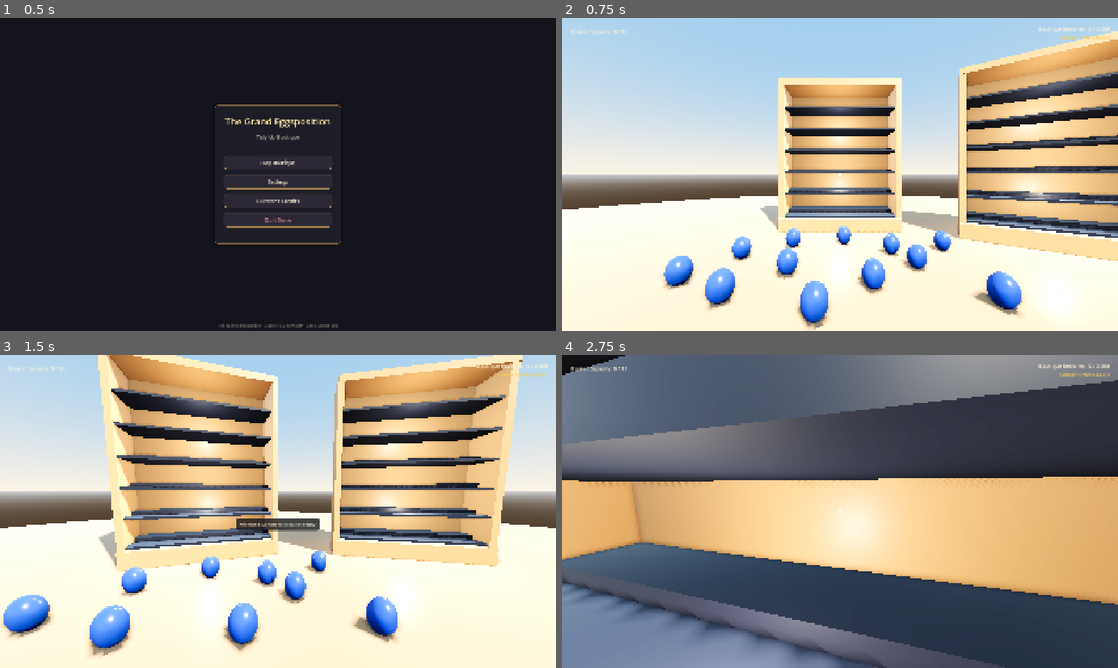
Above: before the commit, frames 1-4 (two rows, left to right).
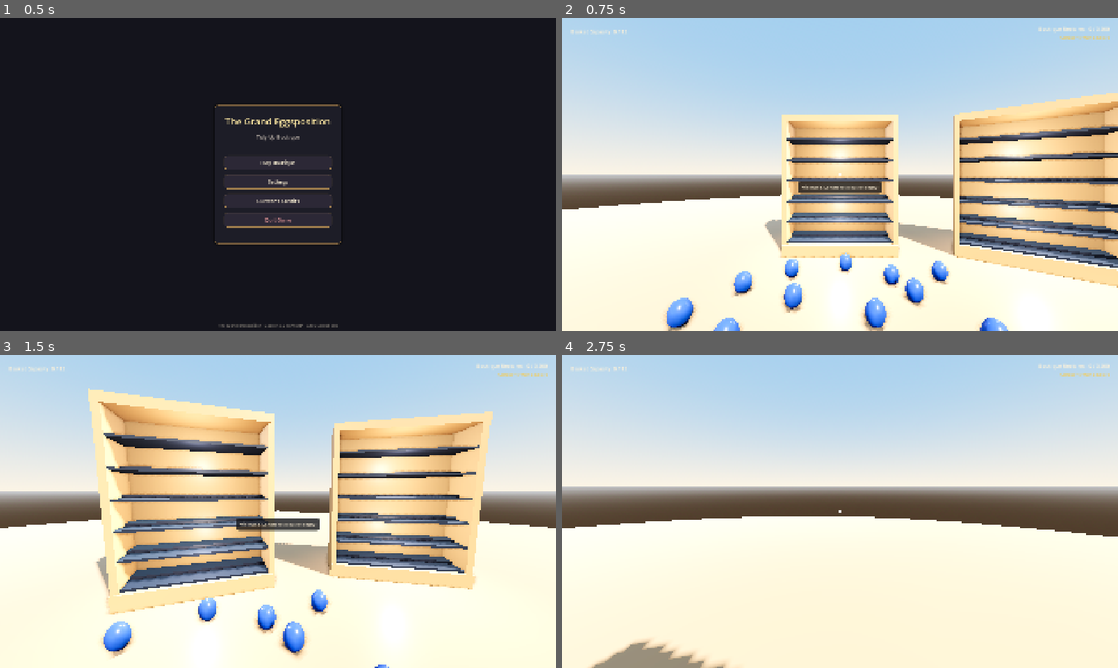
Above: after the commit, the same moments.

Repository: JS-Marinn/the-grand-eggsposition
Game: Godot game, scene res://scenes/ui/main_menu.tscn
Same seed, same stepped clock (60 frames per second), same inputs: the game is played once before the commit and once after it.
Inputs (mouse positions are in pixels of both pictures, inside the frame that each line leads up to):
- Up to frame 1 (0.5 s): no input
- Up to frame 2 (0.75 s): click "Play Boutique" at 0.5 s
- Up to frame 3 (1.5 s): tap Enter at 1.25 s; move the mouse to (305, 511) at 1.27 s; press the mouse at (305, 511) at 1.28 s; hold W (move_forward) from 1.28 s (still down)
- Up to frame 4 (2.75 s): keep holding W (move_forward); move the mouse to (812, 511) at 2.02 s; release the mouse at (812, 511) at 2.03 s; tap Q (resonance_chime) at 2.1 s

Frame 1 is identical in both runs. In frame 2, 37% of the frame differs, in the area x 18-100%, y 4-100%; in frame 3, 47%; in frame 4, 100%, in the area x 0-100%, y 0-100%.

Commit message:
feat(proportions): scale egg and showcase heights to cozy Librarian Tidy Up proportions (30cm eggs, 2.95m vitrine)

Diff:
--- a/scenes/atrium/showcase_unit.tscn
+++ b/scenes/atrium/showcase_unit.tscn
@@ -8,62 +8,62 @@
 
 [sub_resource type="BoxMesh" id="BoxMesh_back"]
 material = SubResource("StandardMaterial3D_oak")
-size = Vector3(3.46, 3.96, 0.08)
+size = Vector3(2.30, 2.56, 0.06)
 
 [sub_resource type="BoxMesh" id="BoxMesh_pillar"]
 material = SubResource("StandardMaterial3D_oak")
-size = Vector3(0.14, 3.96, 0.96)
+size = Vector3(0.10, 2.56, 0.68)
 
 [sub_resource type="BoxMesh" id="BoxMesh_plinth"]
 material = SubResource("StandardMaterial3D_oak")
-size = Vector3(3.60, 0.40, 1.06)
+size = Vector3(2.40, 0.25, 0.76)
 
 [sub_resource type="BoxMesh" id="BoxMesh_crown"]
 material = SubResource("StandardMaterial3D_oak")
-size = Vector3(3.60, 0.16, 1.02)
+size = Vector3(2.40, 0.14, 0.72)
 
 [sub_resource type="BoxShape3D" id="BoxShape3D_interaction"]
-size = Vector3(3.9, 4.5, 2.4)
+size = Vector3(2.7, 3.1, 1.8)
 
 [node name="ShowcaseUnit" type="Node3D"]
 script = ExtResource("1_showcase_script")
 
 [node name="BackPanel" type="MeshInstance3D" parent="."]
-transform = Transform3D(1, 0, 0, 0, 1, 0, 0, 0, 1, 0, 2.38, -0.48)
+transform = Transform3D(1, 0, 0, 0, 1, 0, 0, 0, 1, 0, 1.53, -0.34)
 mesh = SubResource("BoxMesh_back")
 
 [node name="PillarLeft" type="MeshInstance3D" parent="."]
-transform = Transform3D(1, 0, 0, 0, 1, 0, 0, 0, 1, -1.73, 2.38, 0)
+transform = Transform3D(1, 0, 0, 0, 1, 0, 0, 0, 1, -1.15, 1.53, 0)
 mesh = SubResource("BoxMesh_pillar")
 
 [node name="PillarRight" type="MeshInstance3D" parent="."]
-transform = Transform3D(1, 0, 0, 0, 1, 0, 0, 0, 1, 1.73, 2.38, 0)
+transform = Transform3D(1, 0, 0, 0, 1, 0, 0, 0, 1, 1.15, 1.53, 0)
 mesh = SubResource("BoxMesh_pillar")
 
 [node name="PlinthBase" type="MeshInstance3D" parent="."]
-transform = Transform3D(1, 0, 0, 0, 1, 0, 0, 0, 1, 0, 0.20, 0)
+transform = Transform3D(1, 0, 0, 0, 1, 0, 0, 0, 1, 0, 0.125, 0)
 mesh = SubResource("BoxMesh_plinth")
 
 [node name="CrownTop" type="MeshInstance3D" parent="."]
-transform = Transform3D(1, 0, 0, 0, 1, 0, 0, 0, 1, 0, 4.44, 0)
+transform = Transform3D(1, 0, 0, 0, 1, 0, 0, 0, 1, 0, 2.88, 0)
 mesh = SubResource("BoxMesh_crown")
 
 [node name="DisplayLight_Upper" type="OmniLight3D" parent="."]
-transform = Transform3D(1, 0, 0, 0, 1, 0, 0, 0, 1, 0, 3.2, 0.4)
+transform = Transform3D(1, 0, 0, 0, 1, 0, 0, 0, 1, 0, 2.2, 0.35)
 light_color = Color(1, 0.95, 0.88, 1)
-light_energy = 1.5
-omni_range = 4.8
+light_energy = 1.3
+omni_range = 3.5
 omni_attenuation = 1.1
 
 [node name="DisplayLight_Lower" type="OmniLight3D" parent="."]
-transform = Transform3D(1, 0, 0, 0, 1, 0, 0, 0, 1, 0, 1.3, 0.4)
+transform = Transform3D(1, 0, 0, 0, 1, 0, 0, 0, 1, 0, 0.9, 0.35)
 light_color = Color(1, 0.95, 0.88, 1)
-light_energy = 1.3
-omni_range = 3.6
+light_energy = 1.1
+omni_range = 2.8
 omni_attenuation = 1.1
 
 [node name="InteractionArea" type="Area3D" parent="."]
-transform = Transform3D(1, 0, 0, 0, 1, 0, 0, 0, 1, 0, 2.30, 0)
+transform = Transform3D(1, 0, 0, 0, 1, 0, 0, 0, 1, 0, 1.50, 0)
 collision_layer = 1
 collision_mask = 2
 
--- a/scenes/main/game.tscn
+++ b/scenes/main/game.tscn
@@ -61,12 +61,12 @@
 shape = SubResource("CylinderShape3D_floor")
 
 [node name="Showcase_Minerals_1" parent="." instance=ExtResource("3_showcase_scene")]
-transform = Transform3D(1, 0, 0, 0, 1, 0, 0, 0, 1, 0, 0.1, -6.0)
+transform = Transform3D(1, 0, 0, 0, 1, 0, 0, 0, 1, 0, 0.1, -4.2)
 showcase_id = 1
 showcase_title = "SHOWCASE_MINERALS_1"
 
 [node name="Showcase_Minerals_2" parent="." instance=ExtResource("3_showcase_scene")]
-transform = Transform3D(0.866025, 0, -0.5, 0, 1, 0, 0.5, 0, 0.866025, 5.0, 0.1, -4.5)
+transform = Transform3D(0.866025, 0, -0.5, 0, 1, 0, 0.5, 0, 0.866025, 3.6, 0.1, -3.6)
 showcase_id = 2
 showcase_title = "SHOWCASE_MINERALS_2"
 
@@ -76,40 +76,40 @@
 [node name="EggsOnFloor" type="Node3D" parent="."]
 
 [node name="Egg_Lapis_01" parent="EggsOnFloor" instance=ExtResource("4_egg_scene")]
-transform = Transform3D(1, 0, 0, 0, 1, 0, 0, 0, 1, -1.6, 0.35, -2.5)
+transform = Transform3D(1, 0, 0, 0, 1, 0, 0, 0, 1, -1.1, 0.27, -1.8)
 
 [node name="Egg_Lapis_02" parent="EggsOnFloor" instance=ExtResource("4_egg_scene")]
-transform = Transform3D(1, 0, 0, 0, 1, 0, 0, 0, 1, -0.9, 0.35, -3.2)
+transform = Transform3D(1, 0, 0, 0, 1, 0, 0, 0, 1, -0.6, 0.27, -2.4)
 
 [node name="Egg_Lapis_03" parent="EggsOnFloor" instance=ExtResource("4_egg_scene")]
-transform = Transform3D(1, 0, 0, 0, 1, 0, 0, 0, 1, -2.0, 0.35, -3.8)
+transform = Transform3D(1, 0, 0, 0, 1, 0, 0, 0, 1, -1.4, 0.27, -2.7)
 
 [node name="Egg_Lapis_04" parent="EggsOnFloor" instance=ExtResource("4_egg_scene")]
-transform = Transform3D(1, 0, 0, 0, 1, 0, 0, 0, 1, -0.3, 0.35, -2.2)
+transform = Transform3D(1, 0, 0, 0, 1, 0, 0, 0, 1, -0.2, 0.27, -1.6)
 
 [node name="Egg_Lapis_05" parent="EggsOnFloor" instance=ExtResource("4_egg_scene")]
-transform = Transform3D(1, 0, 0, 0, 1, 0, 0, 0, 1, 0.5, 0.35, -2.8)
+transform = Transform3D(1, 0, 0, 0, 1, 0, 0, 0, 1, 0.4, 0.27, -2.1)
 
 [node name="Egg_Lapis_06" parent="EggsOnFloor" instance=ExtResource("4_egg_scene")]
-transform = Transform3D(1, 0, 0, 0, 1, 0, 0, 0, 1, 1.4, 0.35, -3.4)
+transform = Transform3D(1, 0, 0, 0, 1, 0, 0, 0, 1, 1.0, 0.27, -2.5)
 
 [node name="Egg_Lapis_07" parent="EggsOnFloor" instance=ExtResource("4_egg_scene")]
-transform = Transform3D(1, 0, 0, 0, 1, 0, 0, 0, 1, 2.1, 0.35, -2.4)
+transform = Transform3D(1, 0, 0, 0, 1, 0, 0, 0, 1, 1.5, 0.27, -1.8)
 
 [node name="Egg_Lapis_08" parent="EggsOnFloor" instance=ExtResource("4_egg_scene")]
-transform = Transform3D(1, 0, 0, 0, 1, 0, 0, 0, 1, 1.1, 0.35, -4.0)
+transform = Transform3D(1, 0, 0, 0, 1, 0, 0, 0, 1, 0.8, 0.27, -2.9)
 
 [node name="Egg_Lapis_09" parent="EggsOnFloor" instance=ExtResource("4_egg_scene")]
-transform = Transform3D(1, 0, 0, 0, 1, 0, 0, 0, 1, -1.1, 0.35, -4.4)
+transform = Transform3D(1, 0, 0, 0, 1, 0, 0, 0, 1, -0.8, 0.27, -3.1)
 
 [node name="Egg_Lapis_10" parent="EggsOnFloor" instance=ExtResource("4_egg_scene")]
-transform = Transform3D(1, 0, 0, 0, 1, 0, 0, 0, 1, 0.1, 0.35, -4.6)
+transform = Transform3D(1, 0, 0, 0, 1, 0, 0, 0, 1, 0.1, 0.27, -3.3)
 
 [node name="Egg_Lapis_11" parent="EggsOnFloor" instance=ExtResource("4_egg_scene")]
-transform = Transform3D(1, 0, 0, 0, 1, 0, 0, 0, 1, 2.3, 0.35, -4.2)
+transform = Transform3D(1, 0, 0, 0, 1, 0, 0, 0, 1, 1.6, 0.27, -3.0)
 
 [node name="Egg_Lapis_12" parent="EggsOnFloor" instance=ExtResource("4_egg_scene")]
-transform = Transform3D(1, 0, 0, 0, 1, 0, 0, 0, 1, -2.5, 0.35, -2.9)
+transform = Transform3D(1, 0, 0, 0, 1, 0, 0, 0, 1, -1.8, 0.27, -2.1)
 
 [node name="HUD" parent="." instance=ExtResource("2_hud_scene")]
 
--- a/scenes/props/egg_actor.tscn
+++ b/scenes/props/egg_actor.tscn
@@ -1,28 +1,30 @@
-[gd_scene load_steps=5 format=3 uid="uid://ce1egg001scene"]
+[gd_scene load_steps=5 format=3 uid="uid://cp2egg001scene"]
 
 [ext_resource type="Script" path="res://scripts/environment/egg_actor.gd" id="1_egg_script"]
 
-[sub_resource type="StandardMaterial3D" id="StandardMaterial3D_egg"]
-albedo_color = Color(0.18, 0.35, 0.72, 1)
+[sub_resource type="SphereMesh" id="SphereMesh_egg"]
+radius = 0.115
+height = 0.3
+
+[sub_resource type="StandardMaterial3D" id="StandardMaterial3D_lapis"]
+albedo_color = Color(0.12, 0.28, 0.65, 1)
 roughness = 0.25
-
-[sub_resource type="SphereMesh" id="SphereMesh_egg"]
-material = SubResource("StandardMaterial3D_egg")
-radius = 0.17
-height = 0.44
+metallic = 0.1
 
 [sub_resource type="CapsuleShape3D" id="CapsuleShape3D_egg"]
-radius = 0.17
-height = 0.44
+radius = 0.115
+height = 0.3
 
 [node name="EggActor" type="RigidBody3D"]
-collision_layer = 1
-collision_mask = 3
-mass = 12.0
+collision_layer = 4
+collision_mask = 5
+mass = 4.5
+continuous_cd = true
 script = ExtResource("1_egg_script")
 
 [node name="MeshInstance3D" type="MeshInstance3D" parent="."]
 mesh = SubResource("SphereMesh_egg")
+surface_material_override/0 = SubResource("StandardMaterial3D_lapis")
 
 [node name="CollisionShape3D" type="CollisionShape3D" parent="."]
 shape = SubResource("CapsuleShape3D_egg")
--- a/scripts/environment/egg_actor.gd
+++ b/scripts/environment/egg_actor.gd
@@ -22,15 +22,15 @@
 	can_sleep = true
 	linear_damp = 2.0
 	angular_damp = 3.0
-	mass = 12.0 # Double-scale giant ostrich egg weight (~12.0 kg)
+	mass = 4.5 # Double-scale giant ostrich egg weight (~12.0 kg)
 
 	# Reuse existing mesh instance or create procedural egg-shaped mesh
 	mesh_instance = get_node_or_null("MeshInstance3D")
 	if not mesh_instance:
 		mesh_instance = MeshInstance3D.new()
 		var sphere: SphereMesh = SphereMesh.new()
-		sphere.radius = 0.17 # 34 cm diameter
-		sphere.height = 0.44 # 44 cm height
+		sphere.radius = 0.115 # 34 cm diameter
+		sphere.height = 0.30 # 44 cm height
 		mesh_instance.mesh = sphere
 		add_child(mesh_instance)
 
@@ -49,8 +49,8 @@
 	if not collision_shape:
 		collision_shape = CollisionShape3D.new()
 		var capsule: CapsuleShape3D = CapsuleShape3D.new()
-		capsule.radius = 0.17
-		capsule.height = 0.44
+		capsule.radius = 0.115
+		capsule.height = 0.30
 		collision_shape.shape = capsule
 		add_child(collision_shape)
 
--- a/scripts/environment/showcase_unit.gd
+++ b/scripts/environment/showcase_unit.gd
@@ -1,8 +1,8 @@
 class_name ShowcaseUnit
 extends Node3D
 
-## Reusable Modular Showcase Unit with Depth Tiering (2 rows: 6 back, 6 front).
-## Holds 6 dozens (72 giant eggs total) on stepped velvet display plinths.
+## Reusable Modular Showcase Unit scaled to cozy Librarian proportions (~2.95m tall).
+## Holds 6 dozens (72 eggs of 30cm height) on stepped velvet display plinths.
 ## Uses MultiMeshInstance3D for high-performance GPU batch rendering (1 draw call).
 
 signal dozen_finished(dozen_idx: int)
@@ -33,13 +33,13 @@
 		shelves_container.name = "Shelves"
 		add_child(shelves_container)
 
-		# Main front shelf mesh (3.30m wide, 0.88m deep)
+		# Main front shelf mesh (2.20m wide, 0.62m deep, 3.5cm thick)
 		var shelf_mesh: BoxMesh = BoxMesh.new()
-		shelf_mesh.size = Vector3(3.30, 0.05, 0.88)
+		shelf_mesh.size = Vector3(2.20, 0.035, 0.62)
 
-		# Elevated depth riser (un nivel de profundidad para los 6 huevos al fondo: 10cm elevado)
+		# Elevated depth riser (5cm high step for the 6 back eggs)
 		var riser_mesh: BoxMesh = BoxMesh.new()
-		riser_mesh.size = Vector3(3.28, 0.10, 0.44)
+		riser_mesh.size = Vector3(2.18, 0.05, 0.30)
 
 		var velvet_mat: StandardMaterial3D = StandardMaterial3D.new()
 		velvet_mat.albedo_color = Color(0.12, 0.14, 0.20, 1.0) # Midnight navy velvet
@@ -52,18 +52,18 @@
 		riser_mesh.material = riser_mat
 
 		for d in range(DOZENS_COUNT):
-			var tier_base_y: float = 0.46 + float(d) * 0.65
+			var tier_base_y: float = 0.28 + float(d) * 0.43
 
 			# Main shelf board
 			var mi_shelf: MeshInstance3D = MeshInstance3D.new()
 			mi_shelf.mesh = shelf_mesh
-			mi_shelf.position = Vector3(0, tier_base_y, 0.01)
+			mi_shelf.position = Vector3(0, tier_base_y, 0.0)
 			shelves_container.add_child(mi_shelf)
 
 			# Elevated depth riser for back 6 eggs
 			var mi_riser: MeshInstance3D = MeshInstance3D.new()
 			mi_riser.mesh = riser_mesh
-			mi_riser.position = Vector3(0, tier_base_y + 0.075, -0.21)
+			mi_riser.position = Vector3(0, tier_base_y + 0.0425, -0.15)
 			shelves_container.add_child(mi_riser)
 
 func _setup_multimesh() -> void:
@@ -77,10 +77,10 @@
 		multimesh.instance_count = TOTAL_CAPACITY
 		multimesh.visible_instance_count = 0
 
-		# Double-scale giant egg mesh (~44 cm height, 34 cm diameter)
+		# 30cm height, 23cm diameter egg mesh (matching Librarian book scale)
 		var sphere: SphereMesh = SphereMesh.new()
-		sphere.radius = 0.17
-		sphere.height = 0.44
+		sphere.radius = 0.115
+		sphere.height = 0.30
 
 		var egg_mat: StandardMaterial3D = StandardMaterial3D.new()
 		egg_mat.vertex_color_use_as_albedo = true
@@ -98,9 +98,9 @@
 		interaction_area = Area3D.new()
 		var col: CollisionShape3D = CollisionShape3D.new()
 		var box: BoxShape3D = BoxShape3D.new()
-		box.size = Vector3(3.9, 4.5, 2.4)
+		box.size = Vector3(2.7, 3.1, 1.8)
 		col.shape = box
-		col.position = Vector3(0, 2.30, 0)
+		col.position = Vector3(0, 1.50, 0)
 		interaction_area.add_child(col)
 		add_child(interaction_area)
 	interaction_area.set_meta("showcase_unit", self)
@@ -136,7 +136,7 @@
 		var egg_info: EggData = GameManager.get_egg_for_showcase_dozen(showcase_id, d)
 		var egg_col: Color = egg_info.albedo_color if egg_info else Color(0.15, 0.35, 0.75)
 
-		var tier_base_y: float = 0.46 + float(d - 1) * 0.65
+		var tier_base_y: float = 0.28 + float(d - 1) * 0.43
 
 		for s in range(count):
 			var slot_x: float
@@ -144,15 +144,15 @@
 			var slot_z: float
 
 			if s < 6:
-				# 6 huevos al fondo (elevados en el escalón de profundidad a Z = -0.21)
-				slot_x = -1.25 + float(s) * 0.50
-				slot_y = tier_base_y + 0.345 # Base 0.46 + Shelf 0.025 + Riser 0.10 + Egg 0.22
-				slot_z = -0.21
+				# 6 huevos al fondo (elevados en el escalón de profundidad a Z = -0.14)
+				slot_x = -0.85 + float(s) * 0.34
+				slot_y = tier_base_y + 0.2175 # Base 0.28 + Shelf 0.0175 + Riser 0.05 + Egg 0.15
+				slot_z = -0.14
 			else:
-				# 6 huevos de frente (en la base del estante a Z = +0.21)
-				slot_x = -1.25 + float(s - 6) * 0.50
-				slot_y = tier_base_y + 0.245 # Base 0.46 + Shelf 0.025 + Egg 0.22
-				slot_z = +0.21
+				# 6 huevos de frente (en la base del estante a Z = +0.14)
+				slot_x = -0.85 + float(s - 6) * 0.34
+				slot_y = tier_base_y + 0.1675 # Base 0.28 + Shelf 0.0175 + Egg 0.15
+				slot_z = +0.14
 
 			var egg_transform: Transform3D = Transform3D(Basis(), Vector3(slot_x, slot_y, slot_z))
 			mm.set_instance_transform(placed_idx, egg_transform)
--- a/scripts/player/player_controller.gd
+++ b/scripts/player/player_controller.gd
@@ -8,7 +8,7 @@
 @export var sprint_speed: float = 6.8
 @export var mouse_sensitivity: float = 0.003
 @export var key_look_speed: float = 2.4
-@export var reach_distance: float = 4.5
+@export var reach_distance: float = 3.5
 
 var camera: Camera3D
 var raycast: RayCast3D
